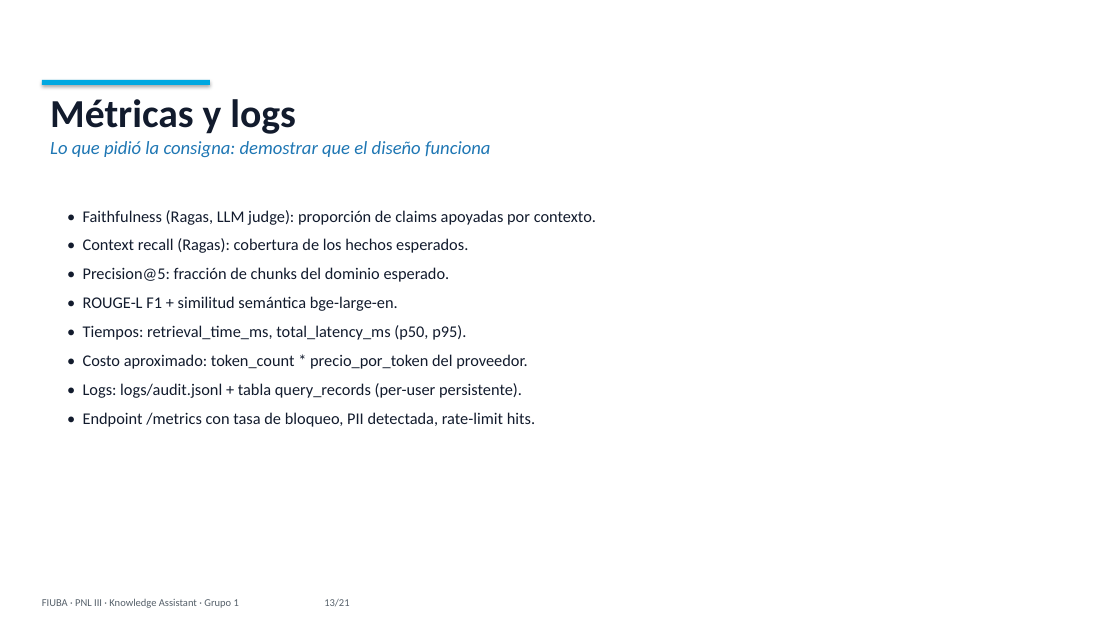
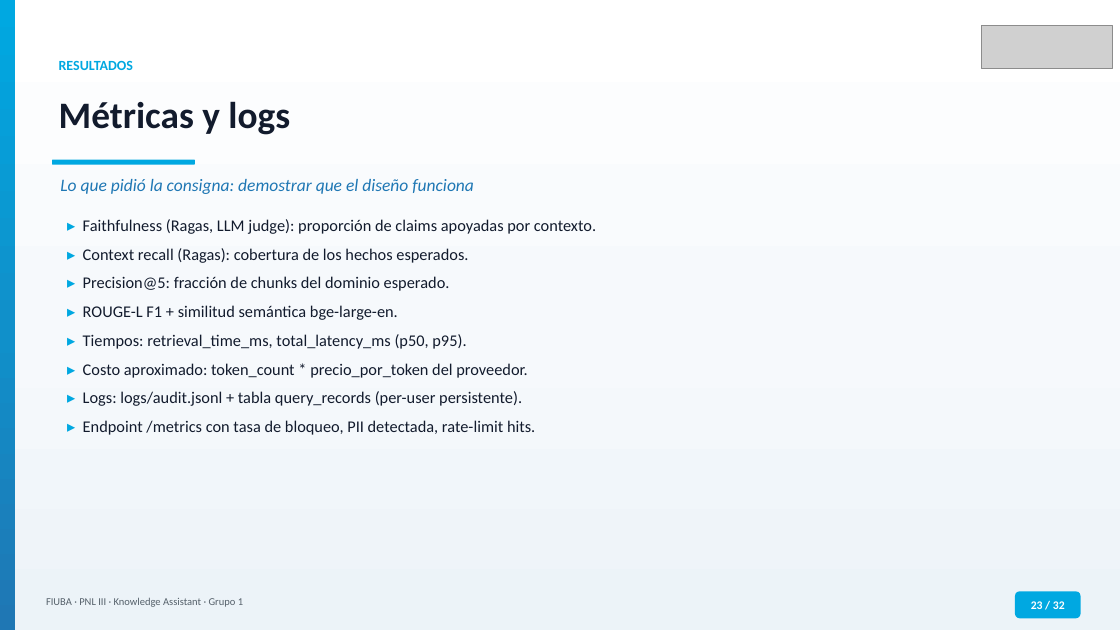
Before and after one commit to MLsound/multi-domain-assistant, a slide deck: slide 23 of docs/presentation_FIUBA.pptx (slide 13 before the commit). Drawn at 1120x630 pixels with LibreOffice and Linux fonts; fonts in the diff are those of the drawing; grey boxes stand for pictures. Boxes give left, top, right and bottom in pixels: in the first picture for what was removed or moved away, otherwise in the second. Text is boxed around its words. In the diff, an @@ line names an element or a change of style, - is before the commit and + after.

```diff
--- a/docs/presentation_FIUBA.pptx
+++ b/docs/presentation_FIUBA.pptx
@@ rectangle added at (0,0,1120,630), fill gradient #FFFFFF to #F6F9FC to #ECF3F8 @@
@@ rectangle added at (0,0,15,630), fill gradient #00A8E1 to #1090CA to #1F77B4 @@
@@ picture added at (981,25,1112,69) @@
@@ rectangle removed at (42,80,210,85) @@
@@ text added at (59,60,133,70), 12 pt, text #00A8E1, bold @@
+RESULTADOS
@@ text at (50,99,296,134): paragraph removed @@
-Métricas y logs
@@ text added at (59,101,290,135), 32 pt, text #121B2D, bold @@
+Métricas y logs
@@ text "Lo que pidió la consigna: ...": place and size @@
-text "Lo que pidió la consigna: ..." at (50,99,491,157)
+text "Lo que pidió la consigna: ..." at (60,179,474,194)
@@ text "Lo que pidió la consigna: ..." at (60,179,474,194): size 16 to 15 pt @@
@@ rounded rectangle added at (52,160,195,165), fill #00A8E1 @@
@@ text at (83,219,596,435): text changed @@
-• Faithfulness (Ragas, LLM judge): proporción de claims apoyadas por contexto.
-• Context recall (Ragas): cobertura de los hechos esperados.
-• Precision@5: fracción de chunks del dominio esperado.
-• ROUGE-L F1 + similitud semántica bge-large-en.
-• Tiempos: retrieval_time_ms, total_latency_ms (p50, p95).
-• Costo aproximado: token_count * precio_por_token del proveedor.
-• Logs: logs/audit.jsonl + tabla query_records (per-user persistente).
-• Endpoint /metrics con tasa de bloqueo, PII detectada, rate-limit hits.
+▸ Faithfulness (Ragas, LLM judge): proporción de claims apoyadas por contexto.
+▸ Context recall (Ragas): cobertura de los hechos esperados.
+▸ Precision@5: fracción de chunks del dominio esperado.
+▸ ROUGE-L F1 + similitud semántica bge-large-en.
+▸ Tiempos: retrieval_time_ms, total_latency_ms (p50, p95).
+▸ Costo aproximado: token_count * precio_por_token del proveedor.
+▸ Logs: logs/audit.jsonl + tabla query_records (per-user persistente).
+▸ Endpoint /metrics con tasa de bloqueo, PII detectada, rate-limit hits.
@@ text at (46,598,243,607): text changed @@
-FIUBA · PNL III · Knowledge Assistant · Grupo 1 13/21
+FIUBA · PNL III · Knowledge Assistant · Grupo 1
@@ rounded rectangle added at (1015,592,1081,618), fill #00A8E1, 10 pt, text #FFFFFF, bold @@
+23 / 32
```
Also in this commit, not shown: 19 other slides changed, 12 slides added, 1 slide removed.
